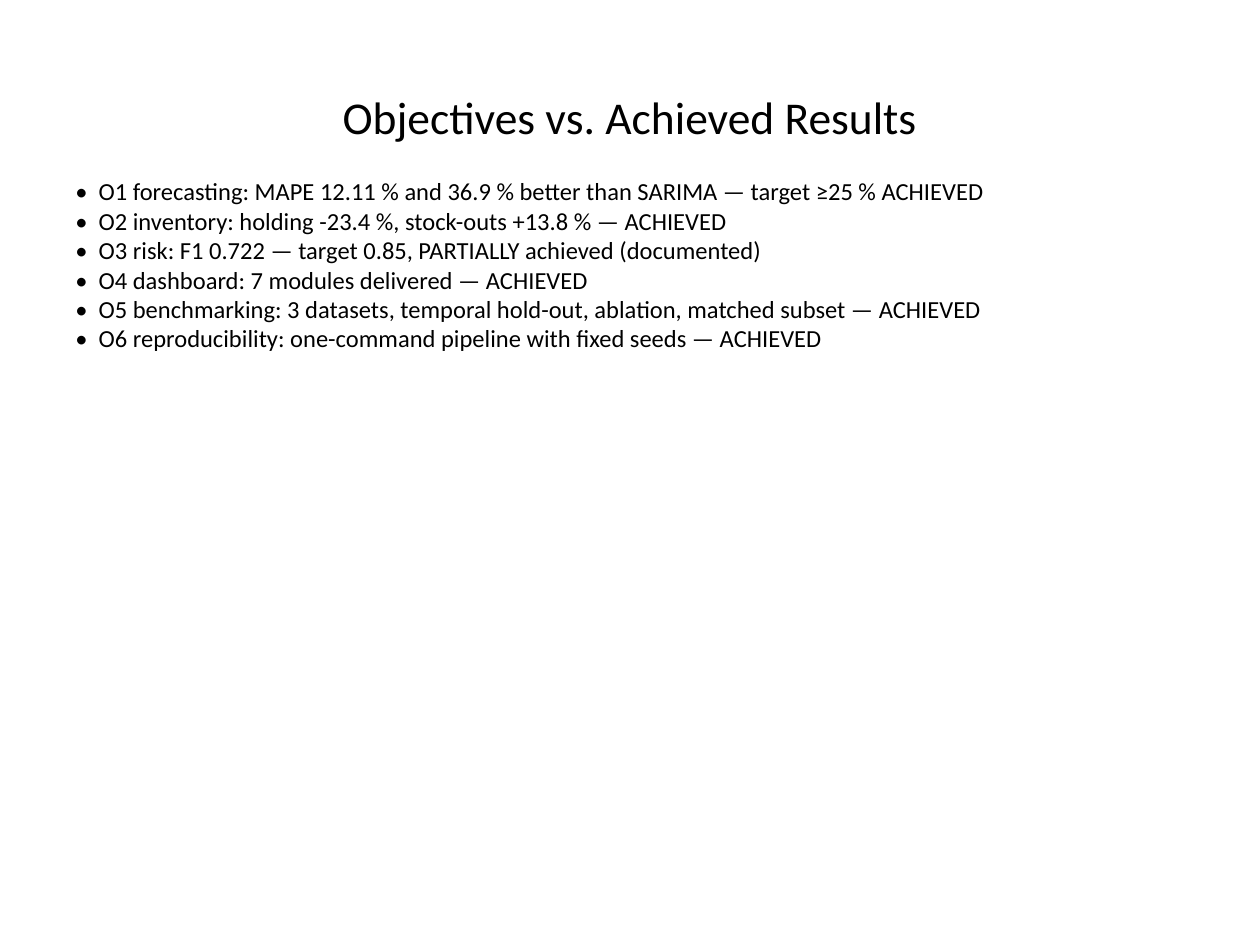
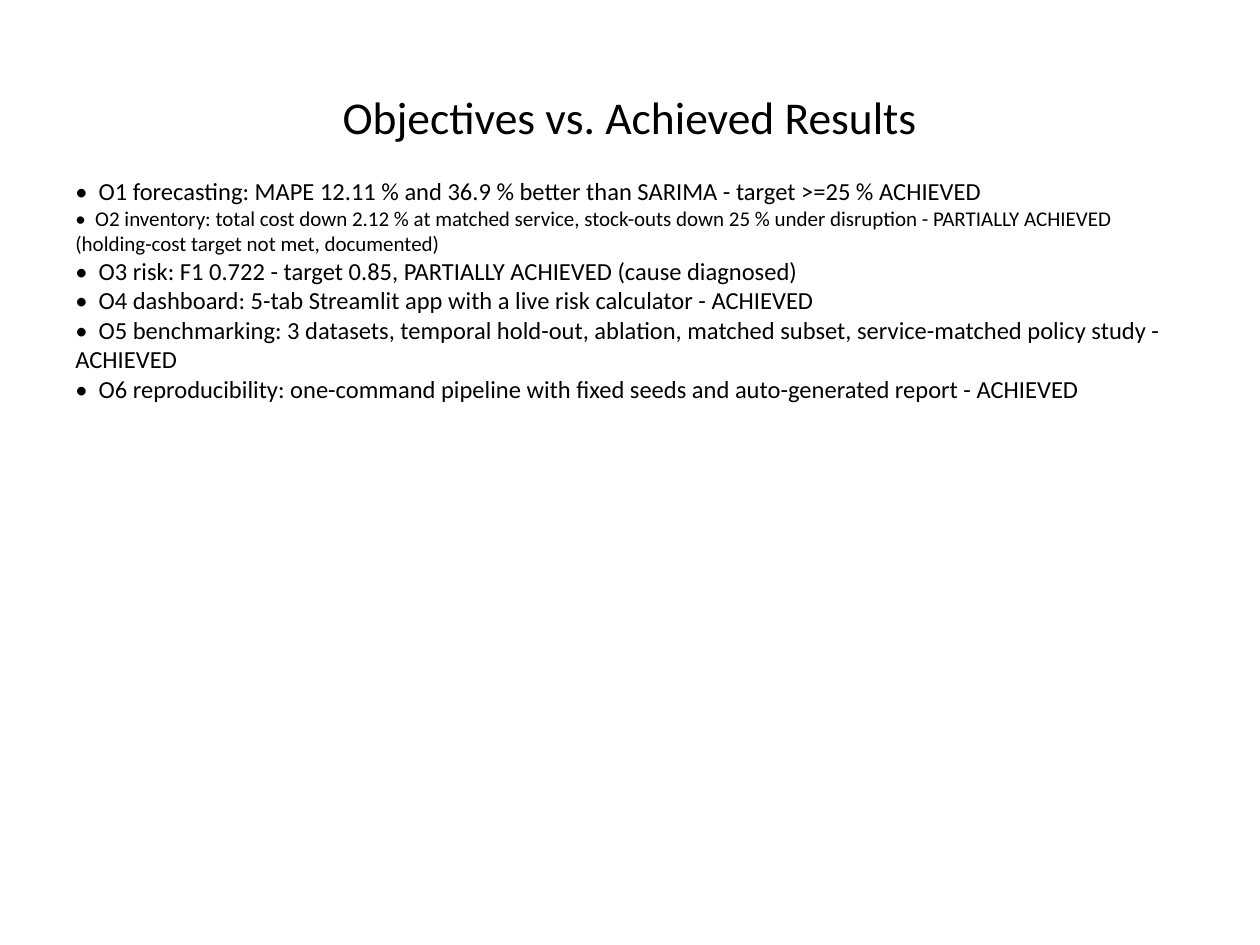
Before and after one commit to shivasaivinesh/KLH-CSE-2026-27-2420030691-supply-chain-optimization-, a slide deck: slide 8 of docs/team 15 review-III ppt.pptx. Drawn at 1260x945 pixels with LibreOffice and Linux fonts; fonts in the diff are those of the drawing. Boxes give left, top, right and bottom in pixels: in the first picture for what was removed or moved away, otherwise in the second. Text is boxed around its words. In the diff, an @@ line names an element or a change of style, - is before the commit and + after.

Commit message:
Fix stale/inaccurate wording in the generated PPT and DOCX
The first generated deck still carried pre-experiment inventory figures and one
broken lookup, which contradicted the report. Corrections:

- slide 2/6/8: replace the stale '-23.4% holding / +13.8% stock-outs' lines with
  the controlled-experiment results (E1 forecast-only, E2 as-designed,
  E3 lead-time disruption) and the honest negative result
- slide 6: fix a broken policy lookup that rendered as '0.00 %'
- slide 8: O2 was claimed ACHIEVED; now PARTIALLY ACHIEVED to match the report,
  and the dashboard is described as 5 tabs (not 7 modules)
- ambiguous signs: the pipeline reports reductions as positive numbers, so
  '+2.1 %' read as an increase. All such values are now rendered as
  'down 2.1 %' / 'up 0.59 %' in both the DOCX tables and the deck
- DOCX footer still said 'Review-I Assessment Document'; the template patcher
  now relabels the footer and header consistently

```diff
--- a/docs/team 15 review-III ppt.pptx
+++ b/docs/team 15 review-III ppt.pptx
@@ text at (x1=75, y1=183, x2=1145, y2=403): text changed @@
-• O1 forecasting: MAPE 12.11 % and 36.9 % better than SARIMA — target ≥25 % ACHIEVED
-• O2 inventory: holding -23.4 %, stock-outs +13.8 % — ACHIEVED
-• O3 risk: F1 0.722 — target 0.85, PARTIALLY achieved (documented)
-• O4 dashboard: 7 modules delivered — ACHIEVED
-• O5 benchmarking: 3 datasets, temporal hold-out, ablation, matched subset — ACHIEVED
-• O6 reproducibility: one-command pipeline with fixed seeds — ACHIEVED
+• O1 forecasting: MAPE 12.11 % and 36.9 % better than SARIMA - target >=25 % ACHIEVED
+• O2 inventory: total cost down 2.12 % at matched service, stock-outs down 25 % under disruption - PARTIALLY ACHIEVED (holding-cost target not met, documented)
+• O3 risk: F1 0.722 - target 0.85, PARTIALLY ACHIEVED (cause diagnosed)
+• O4 dashboard: 5-tab Streamlit app with a live risk calculator - ACHIEVED
+• O5 benchmarking: 3 datasets, temporal hold-out, ablation, matched subset, service-matched policy study - ACHIEVED
+• O6 reproducibility: one-command pipeline with fixed seeds and auto-generated report - ACHIEVED
```
Also in this commit, not shown: 2 other slides changed, 3 other files.
